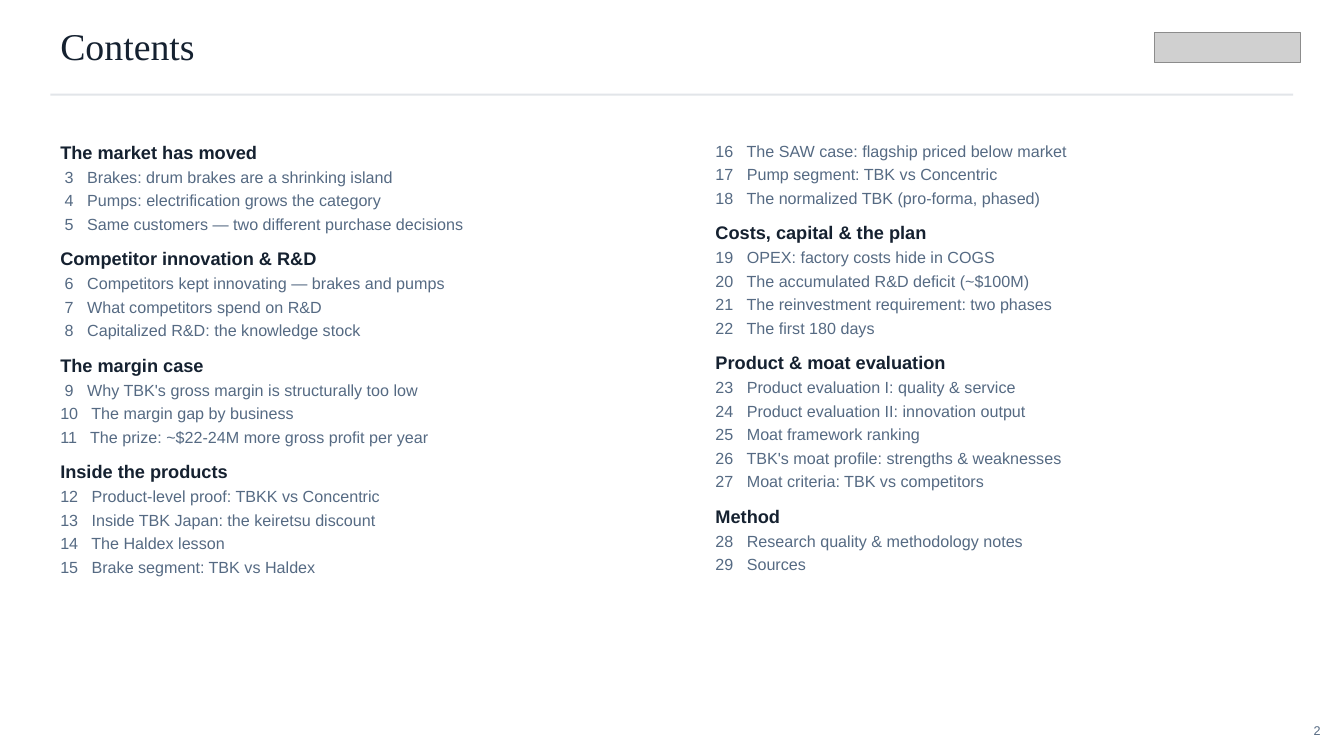
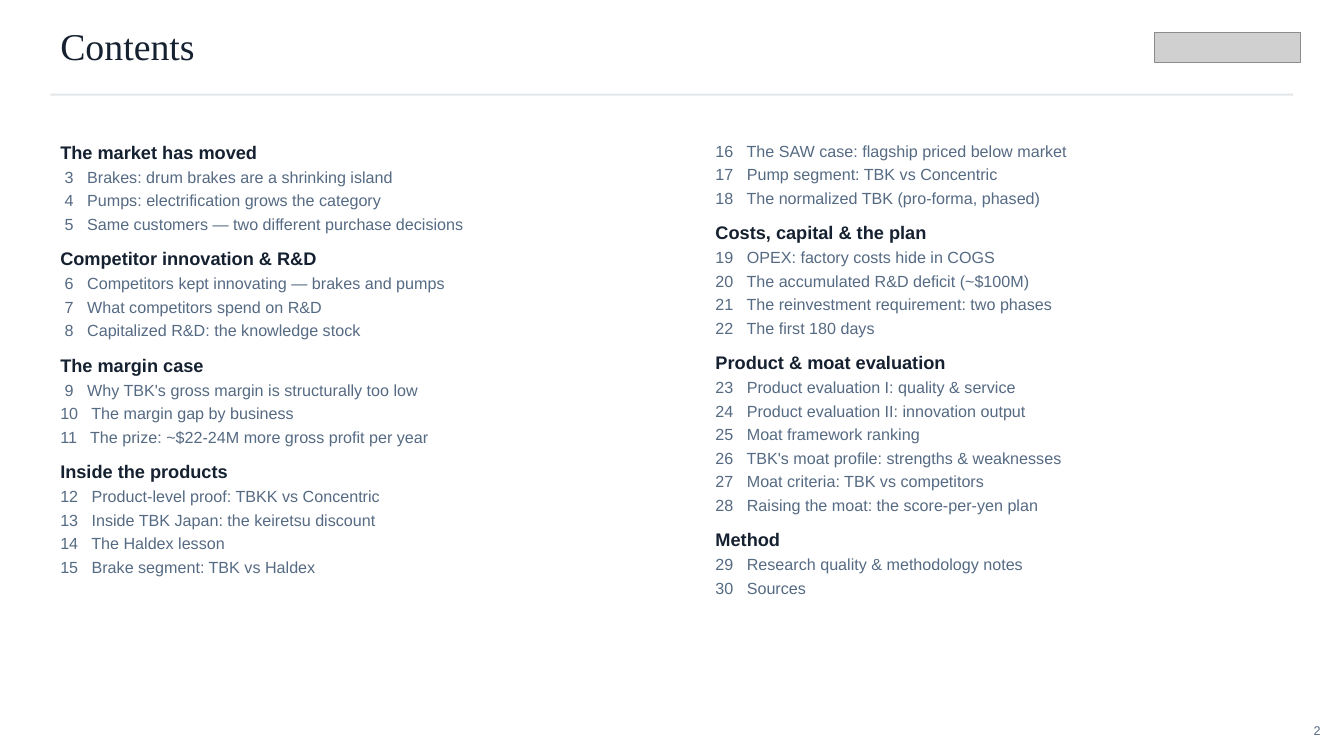
Before and after one commit to charette-lab/Claude, a slide deck: slide 2 of TBK_rd_gap_slides.pptx. Drawn at 1344x756 pixels with LibreOffice and Linux fonts; fonts in the diff are those of the drawing; grey boxes stand for pictures. Boxes give left, top, right and bottom in pixels: in the first picture for what was removed or moved away, otherwise in the second. Text is boxed around its words. In the diff, an @@ line names an element or a change of style, - is before the commit and + after.

```diff
--- a/TBK_rd_gap_slides.pptx
+++ b/TBK_rd_gap_slides.pptx
@@ text at [747,499,1038,515]: paragraph added @@
+28 Raising the moat: the score-per-yen plan
@@ text at [715,558,1022,594]: text changed @@
-28 Research quality & methodology notes
-29 Sources
+29 Research quality & methodology notes
+30 Sources
```
Also in this commit, not shown: 2 other slides changed, 1 slide added, 1 other file.
